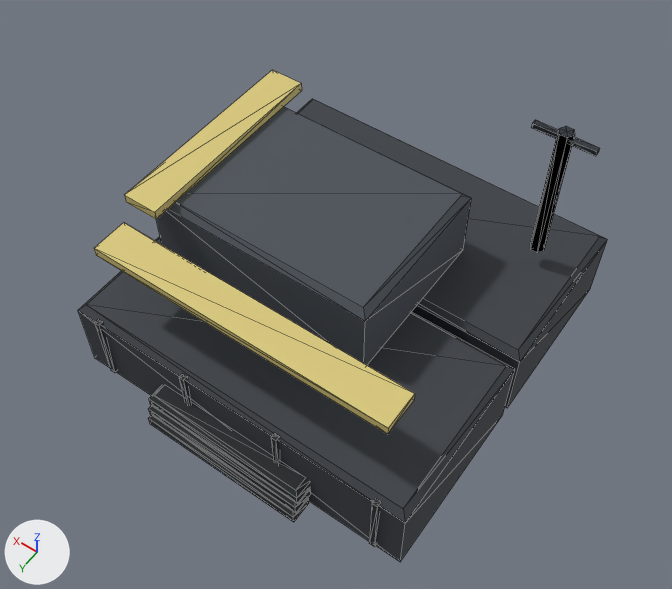
The glTF model assets/models/forward_post.glb: old version first, new version second.
One viewpoint serves both versions: a 50 mm camera at (-4.85, 7.02, 11.75) aimed at (-0.2, 0.51, 1.52). Every picture has the same lights, and +X, +Y and +Z are marked at lower left. The older version comes first. Mesh edges are drawn as thin lines. Vertices at exactly the same position are counted once.

Objects in the first picture: 'Body'.
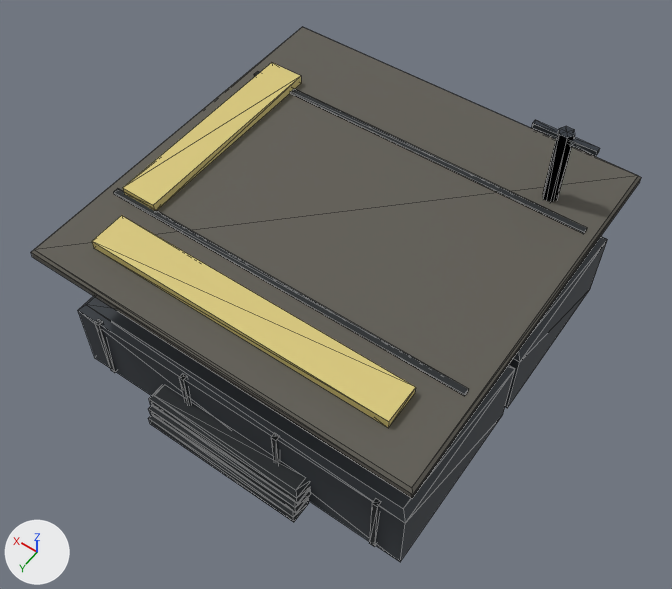
Edits to the scene script, one JSON object a line:
```json
{"op": "add", "block": "mat_concrete_dark", "code": ["mat_concrete_dark = principled_material('Concrete_Dark')", "mat_concrete_dark.base_color = (0.112, 0.105, 0.0862)  # dark grey #5e5b53", "mat_concrete_dark.roughness = 0.8"]}
{"block": "me_body", "where": "# used by ob_body; location = (0.0, 0.0, 0.0)"}
{"op": "remove", "block": "me_body", "code": "me_body.from_pydata(...)  # 150 vertices, 240 faces; spans x -2.76..2.76, y -2.92..3.03, z 0.0..3.8"}
{"op": "add", "block": "me_body", "code": "me_body.from_pydata(...)  # 178 vertices, 284 faces; spans x -2.92..2.92, y -2.92..3.03, z 0.0..3.8"}
{"block": "me_body", "change": "me_body part 1: a new loose piece, a box spanning x -2.75..2.75, y 1.476..1.566, z 2.63..2.67, in mat_dark (black #222629)"}
{"block": "me_body", "change": "me_body part 2: a new loose piece, a box spanning x -2.75..2.75, y -1.566..-1.476, z 2.63..2.67, in mat_dark (black #222629)"}
{"block": "me_body", "change": "me_body part 3"}
{"block": "me_body", "change": "4 vertices are removed from x -2.28..2.62, y -1.75..2.42, z 2.5"}
{"block": "me_body", "change": "24 faces are deleted"}
{"block": "me_body", "change": "4 vertices move from x -2.28..2.62, y -1.75..2.42, z 2.5 to x -2.28..2.62, y -1.75..2.42, z 2.78"}
{"block": "me_body", "change": "16 vertices are added at x -2.92..2.92, y -2.92..2.92, z 2.5..2.78"}
{"block": "me_body", "change": "20 new faces join them, mat_concrete_dark (dark grey #5e5b53)"}
{"block": "me_body", "change": "24 new faces join them, mat_faction (yellow #d9c87a)"}
{"op": "add", "block": "me_body", "code": "me_body.materials.append(mat_concrete_dark)  # dark grey #5e5b53"}
```

Where the change shows, as pixel boxes (x1, y1, x2, y2) in the pictures (672 x 589 px):
```json
{"object": "Body", "change": "reshaped", "before": [78, 70, 607, 562], "after": [31, 27, 641, 562], "on screen": "15% wider, 9% taller"}
{"part": 1, "of": "me_body", "change": "added", "after": [113, 189, 468, 395]}
{"part": 2, "of": "me_body", "change": "added", "after": [254, 72, 587, 234]}
{"part": 3, "of": "me_body", "change": "built on", "before": [94, 70, 415, 434], "after": [31, 27, 641, 498]}
```
